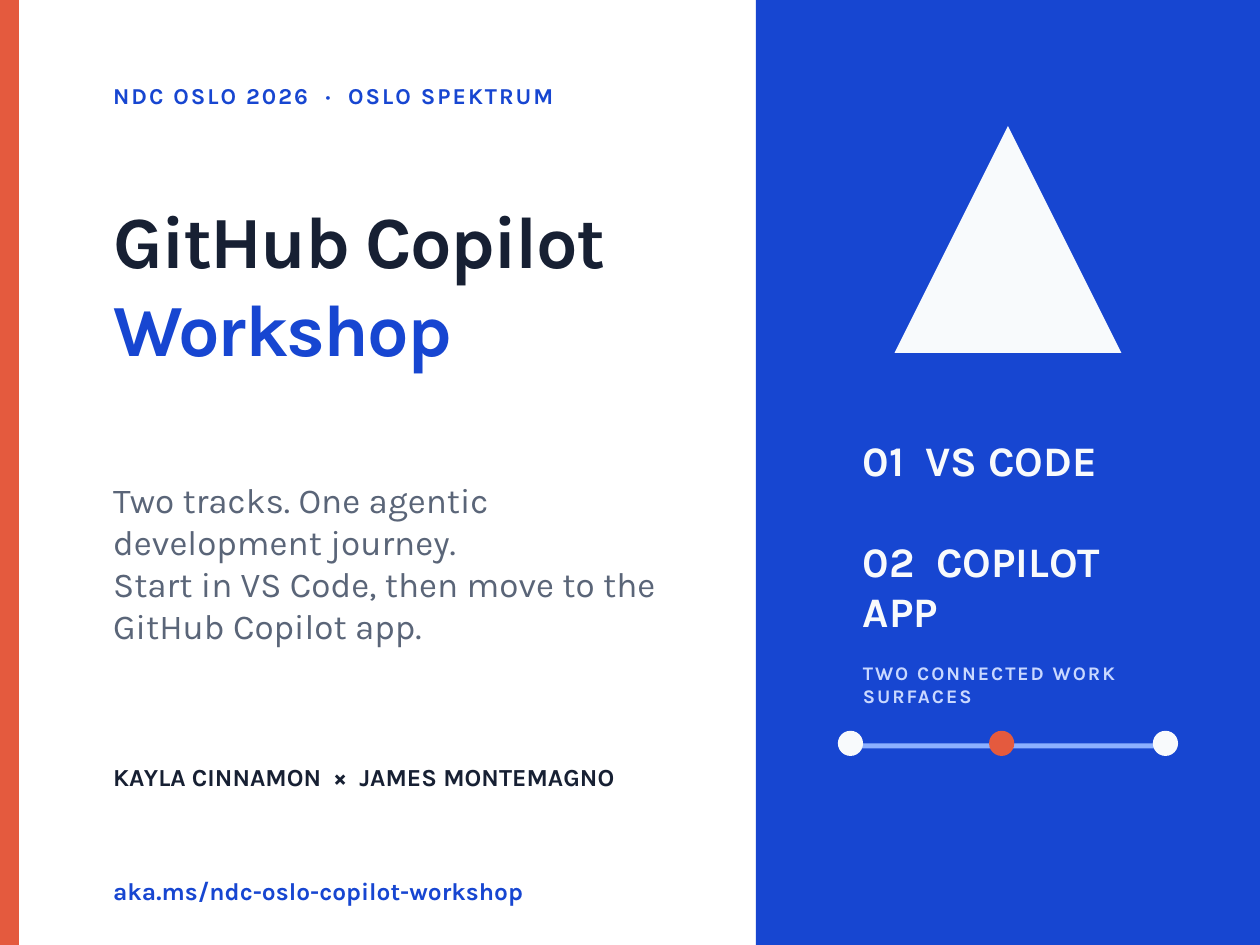
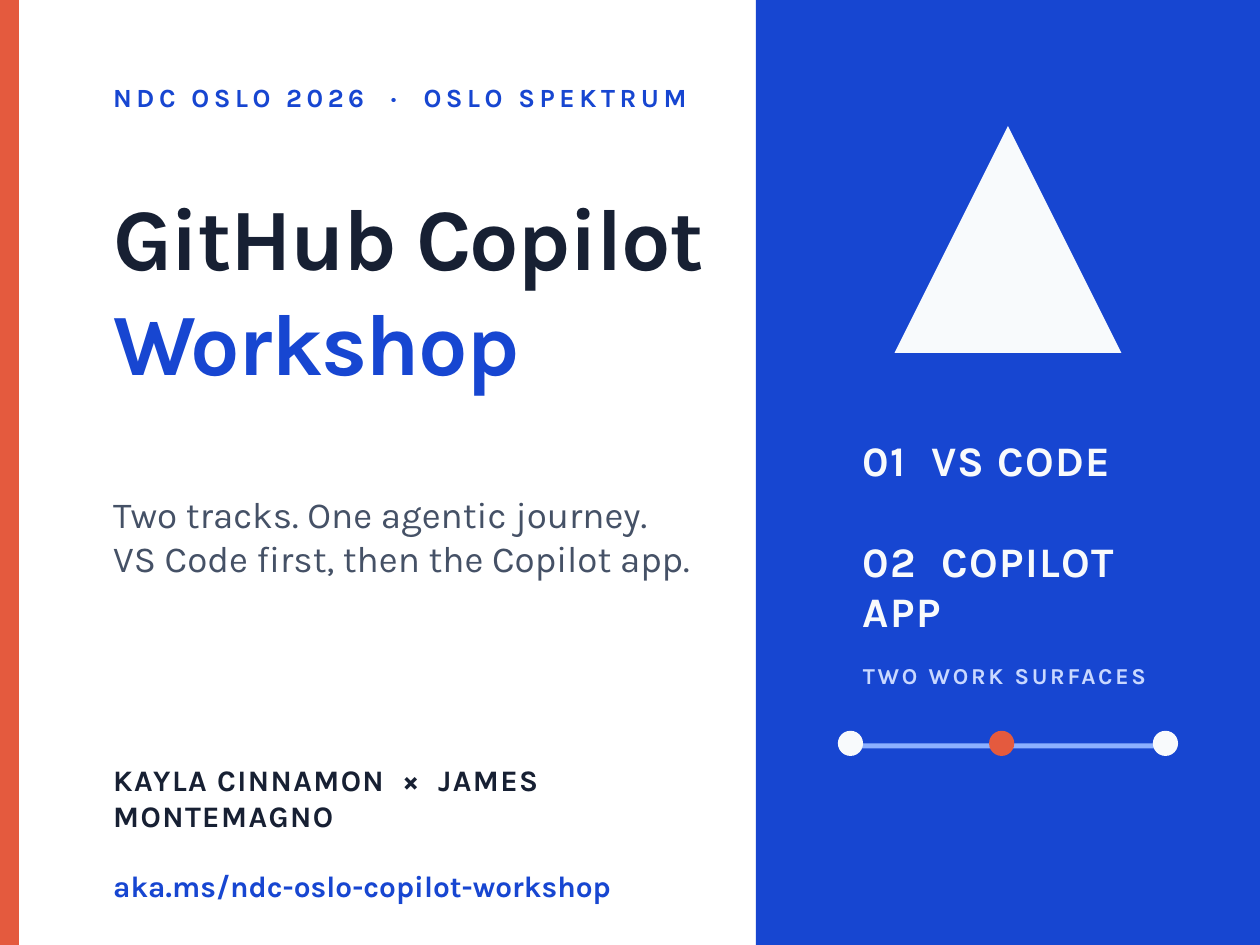
Before and after one commit to jamesmontemagno/ndc-oslo-copilot-workshop, a slide deck: slide 1 of NDC-Oslo-Copilot-Workshop.pptx. Drawn at 1260x945 pixels with LibreOffice and Linux fonts; fonts in the diff are those of the drawing. Boxes give left, top, right and bottom in pixels: in the first picture for what was removed or moved away, otherwise in the second. Text is boxed around its words. In the diff, an @@ line names an element or a change of style, - is before the commit and + after.

```diff
--- a/NDC-Oslo-Copilot-Workshop.pptx
+++ b/NDC-Oslo-Copilot-Workshop.pptx
@@ text "NDC OSLO 2026 · OSLO ..." at bbox=[113, 89, 686, 108]: size 13 to 15 pt, letter spacing 1.2 to 2.6 pt @@
@@ text "GitHub Copilot": place and size @@
-text "GitHub Copilot" at bbox=[113, 215, 606, 374]
+text "GitHub Copilot" at bbox=[113, 207, 704, 396]
@@ text "GitHub Copilot" at bbox=[113, 207, 704, 396]: size 42 to 50 pt @@
@@ text "01 VS CODE" at bbox=[863, 448, 1111, 477]: letter spacing 0 to 0.8 pt @@
@@ text at bbox=[113, 503, 690, 581]: text changed; size 20 to 21 pt; text colour #5A6578 to #455166 @@
-Two tracks. One agentic development journey.
-Start in VS Code, then move to the GitHub Copilot app.
+Two tracks. One agentic journey.
+VS Code first, then the Copilot app.
@@ text "02 COPILOT APP" at bbox=[863, 549, 1114, 627]: letter spacing 0 to 0.8 pt @@
@@ text at bbox=[850, 655, 1166, 693]: text changed; size 11 to 13 pt @@
-TWO CONNECTED WORK SURFACES
+TWO WORK SURFACES
@@ text "KAYLA CINNAMON × JAMES MONTEMAGNO" at bbox=[113, 771, 538, 828]: size 14 to 17 pt, letter spacing 0 to 0.8 pt @@
@@ text "aka.ms/ndc-oslo-copilot-workshop" at bbox=[113, 875, 611, 904]: size 14 to 17 pt @@
```
Also in this commit, not shown: 8 other slides changed.
